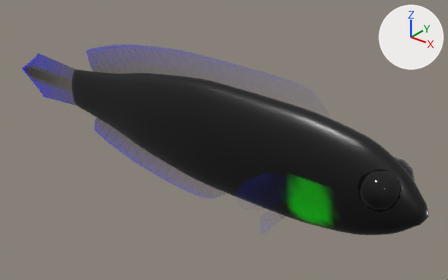
The glTF model app/src/main/assets/models/dottyback.glb as it was, and as the next commit left it.
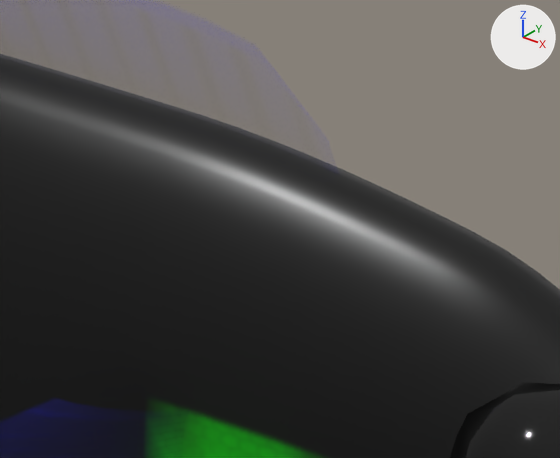
The first picture shows the older version from a 50 mm camera at (0.748, -0.791, 0.488) aimed at (0.079, 0.044, -0.03). The close-ups show the older and then the newer version on the part from 56% to 86% of the width and 29% to 67% of the height of that picture. Only the edits that show in the close-ups are written down. Every picture has the same lights, and +X, +Y and +Z are marked at upper right. Where no turn or scale is listed for an object, it has been applied to the vertices.

In view in the first close-up: 'Body', 'EyeR'.
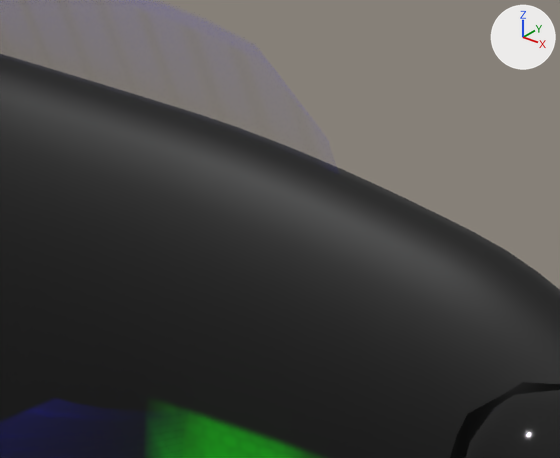
What differs and where, as boxes (x1, y1, x2, y2) in the close-ups (560 x 458 px):
'Body', surface changed
    both: (0, 54, 560, 296)

Patch to the scene script:
```diff
--- a/app/src/main/assets/models/dottyback.glb.py
+++ b/app/src/main/assets/models/dottyback.glb.py
@@ mat_dottyback_body @@
 n0 = _N.new('ShaderNodeBsdfPrincipled'); n0.name = 'Principled BSDF'
-n0.inputs[2].default_value = 0.32  # 'Roughness'
+n0.inputs[2].default_value = 0.55  # 'Roughness'
 n1 = _N.new('ShaderNodeOutputMaterial'); n1.name = 'Material Output'
```
